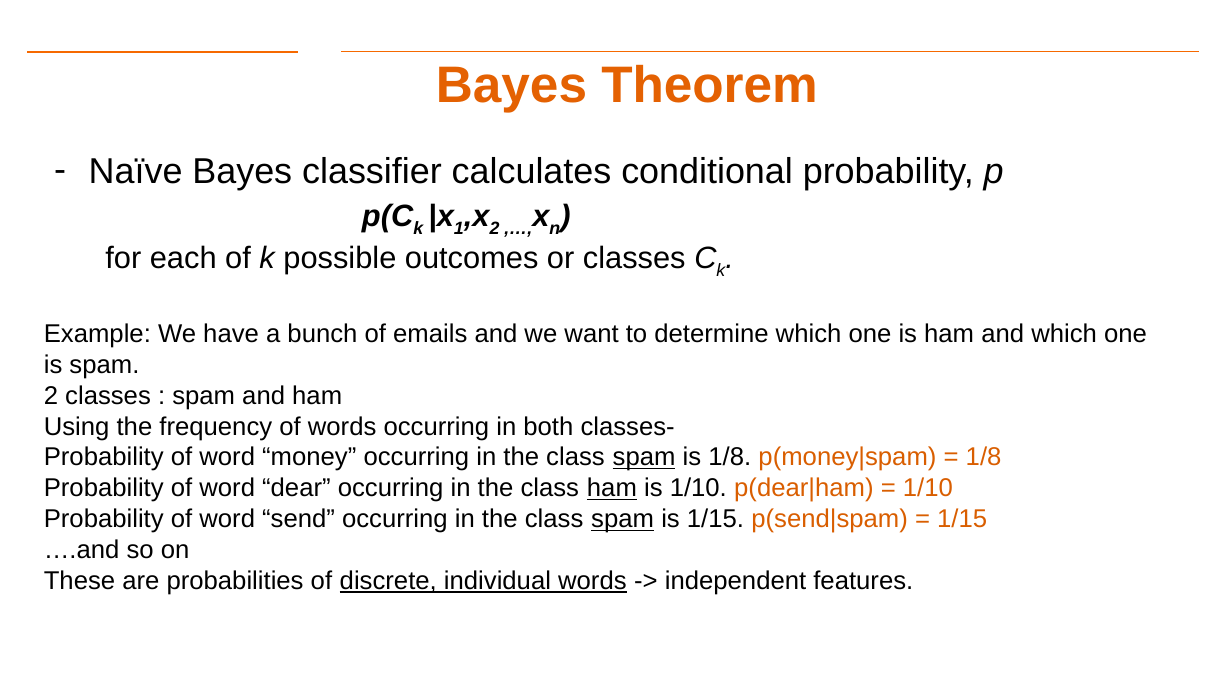
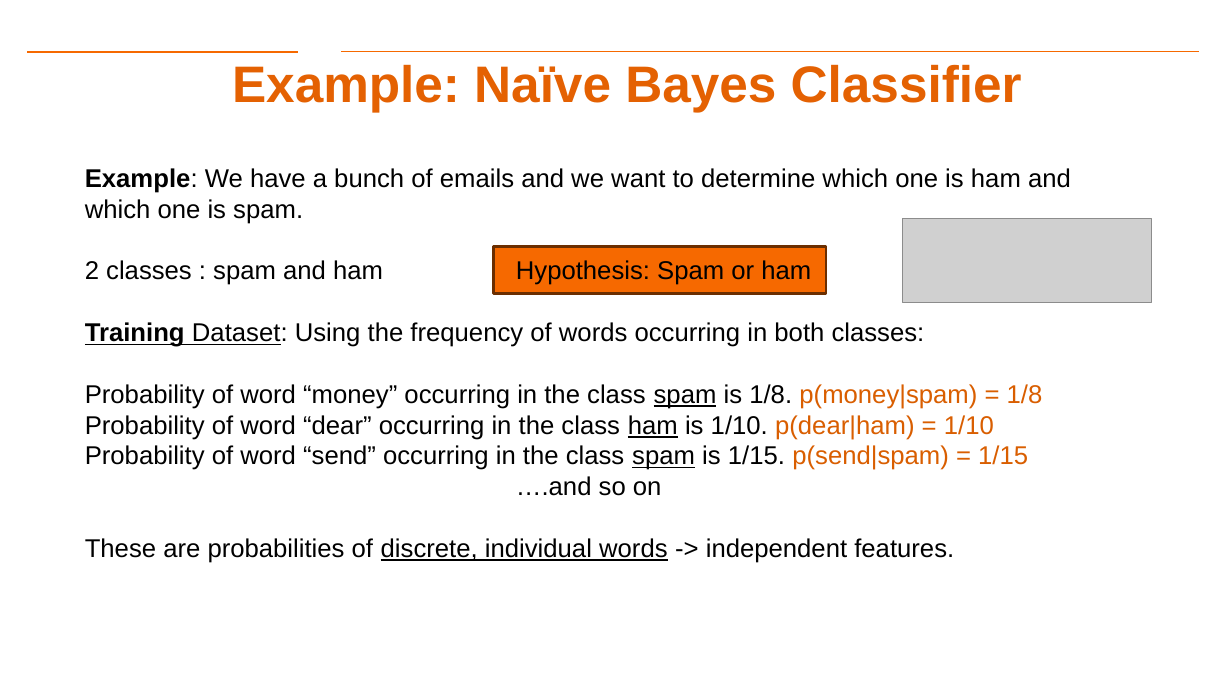
Before and after one commit to aiforsec/RIT-DSCI-633-FDS, a slide deck: slide 31 of Syllabus/Lecture02/Lec02.pptx (slide 28 before the commit). Drawn at 1232x693 pixels with LibreOffice and Linux fonts; fonts in the diff are those of the drawing; grey boxes stand for pictures; background and template pictures are left out. Boxes give left, top, right and bottom in pixels: in the first picture for what was removed or moved away, otherwise in the second. Text is boxed around its words. In the diff, an @@ line names an element or a change of style, - is before the commit and + after.

```diff
--- a/Syllabus/Lecture02/Lec02.pptx
+++ b/Syllabus/Lecture02/Lec02.pptx
@@ title at (232,64,1022,112): text changed @@
-Bayes Theorem
+Example: Naïve Bayes Classifier
@@ text "Example: We have a bunch ...": place and size @@
-text "Example: We have a bunch ..." at (44,157,1147,595)
+text "Example: We have a bunch ..." at (85,168,1071,563)
@@ text at (85,168,1071,224): bold on in "Example:" @@
@@ text at (89,157,1004,274): paragraphs removed @@
-– Naïve Bayes classifier calculates conditional probability, p
-p(Ck |x1,x2 ,…,xn)
-for each of k possible outcomes or classes Ck.
@@ picture added at (903,218,1152,303) @@
@@ text at (85,260,925,347): text changed @@
-2 classes : spam and ham
-Using the frequency of words occurring in both classes-
+2 classes : spam and ham Hypothesis: Spam or ham
+Training Dataset: Using the frequency of words occurring in both classes:
@@ rectangle added at (494,247,826,293), fill #F66900, outline #6C2E00 2 pt @@
```
Also in this commit, not shown: 14 other slides changed, 7 slides added, 1 slide removed, 3 other files.
